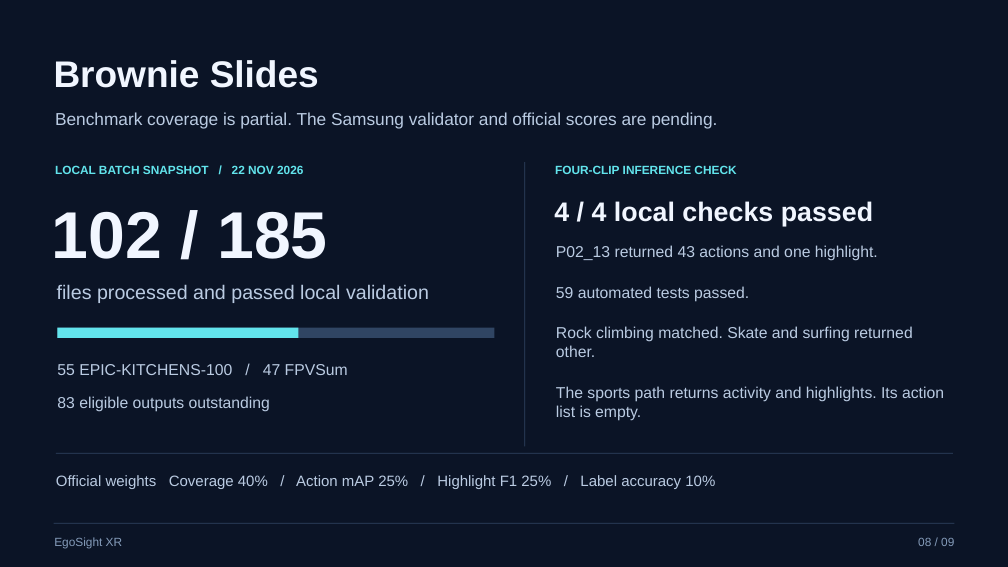
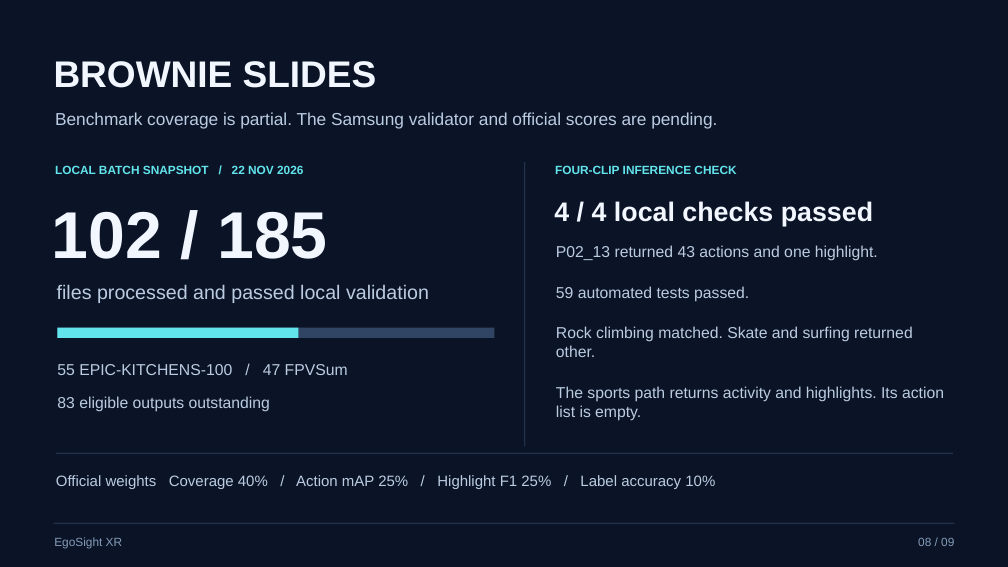
Before and after one commit to ArhamChoudhary-ui/DentiLens, a slide deck: slide 8 of submission/EgoSight XR/EgoSight XR.pptx. Drawn at 1008x567 pixels with LibreOffice and Linux fonts; fonts in the diff are those of the drawing. Boxes give left, top, right and bottom in pixels: in the first picture for what was removed or moved away, otherwise in the second. Text is boxed around its words. In the diff, an @@ line names an element or a change of style, - is before the commit and + after.

```diff
--- a/submission/EgoSight XR/EgoSight XR.pptx
+++ b/submission/EgoSight XR/EgoSight XR.pptx
@@ text at (x1=54, y1=61, x2=377, y2=88): text changed @@
-Brownie Slides
+BROWNIE SLIDES
```
Also in this commit, not shown: 1 other slide changed, 1 other file.
